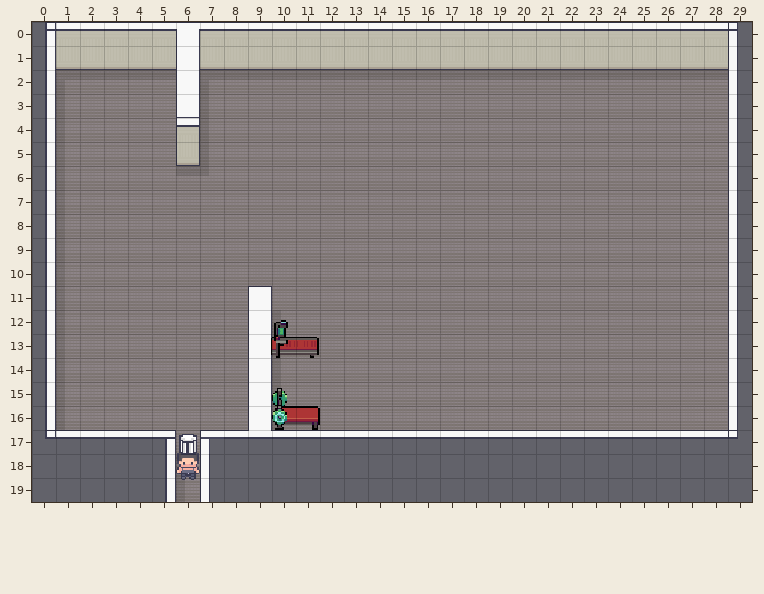
Tiled map: BulkChef_main/assets/maps/apartmentmap.tmx. That is the earlier state.
Cells are 16x16 px. Shown: x 0..29, y 0..19.
New version:
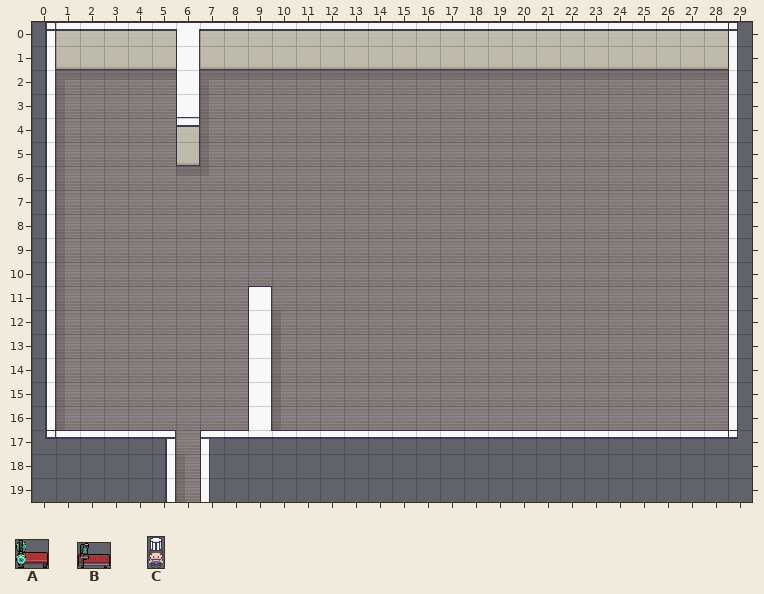
Key: from "objects": A 0 "bench", B 1 "treadmill", C 2 "player".
Objects are placed by their top-left corner, in cells (3,4 is the top-left corner of cell 3,4); size is 1x1 cell unless given.
Diff:
Layer "objects" (now hidden):
removed: B "treadmill" at 10,12.4 size 2x1.6
removed: A "bench" at 10,15.3 size 2x1.8
removed: C "player" at 6,17.2 size 1x1.9
Where, in picture pixels (left, top, right, bottom), the same in both pictures:
removed: (271, 320, 319, 358)
removed: (272, 388, 320, 430)
removed: (176, 434, 200, 480)
